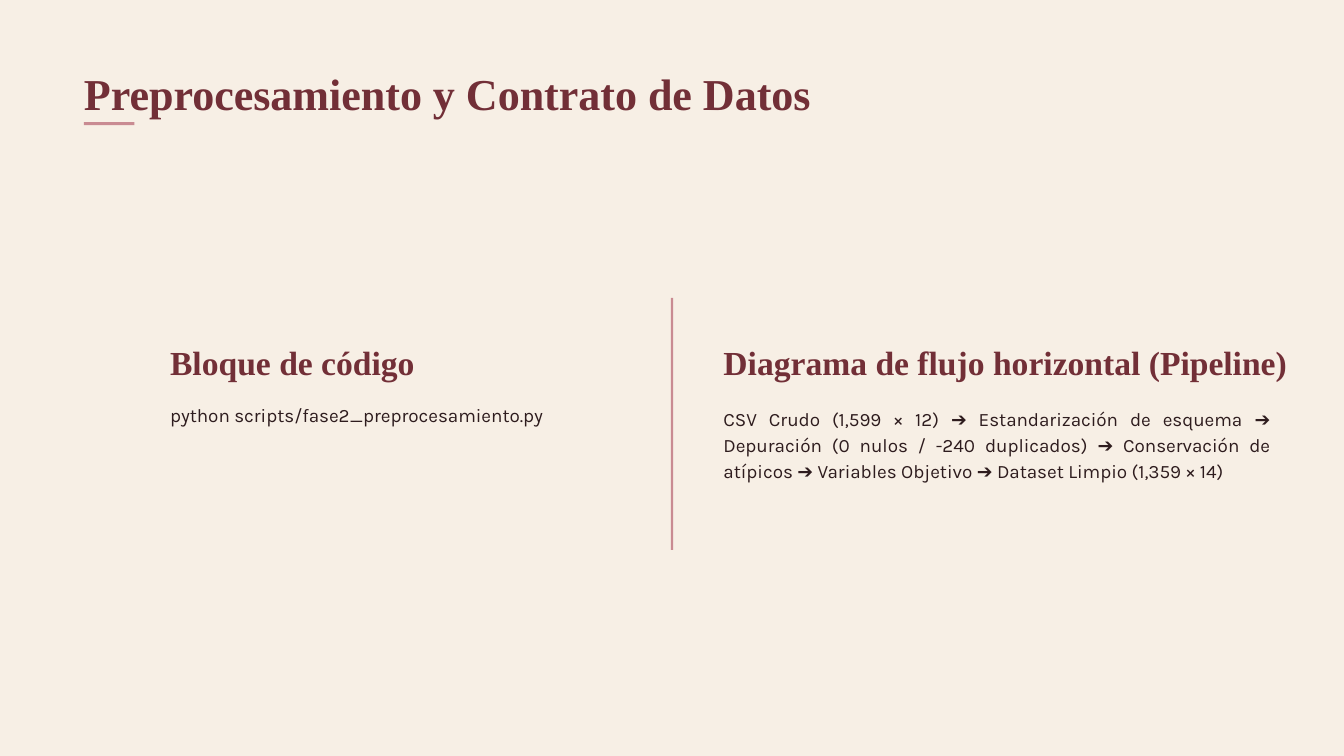
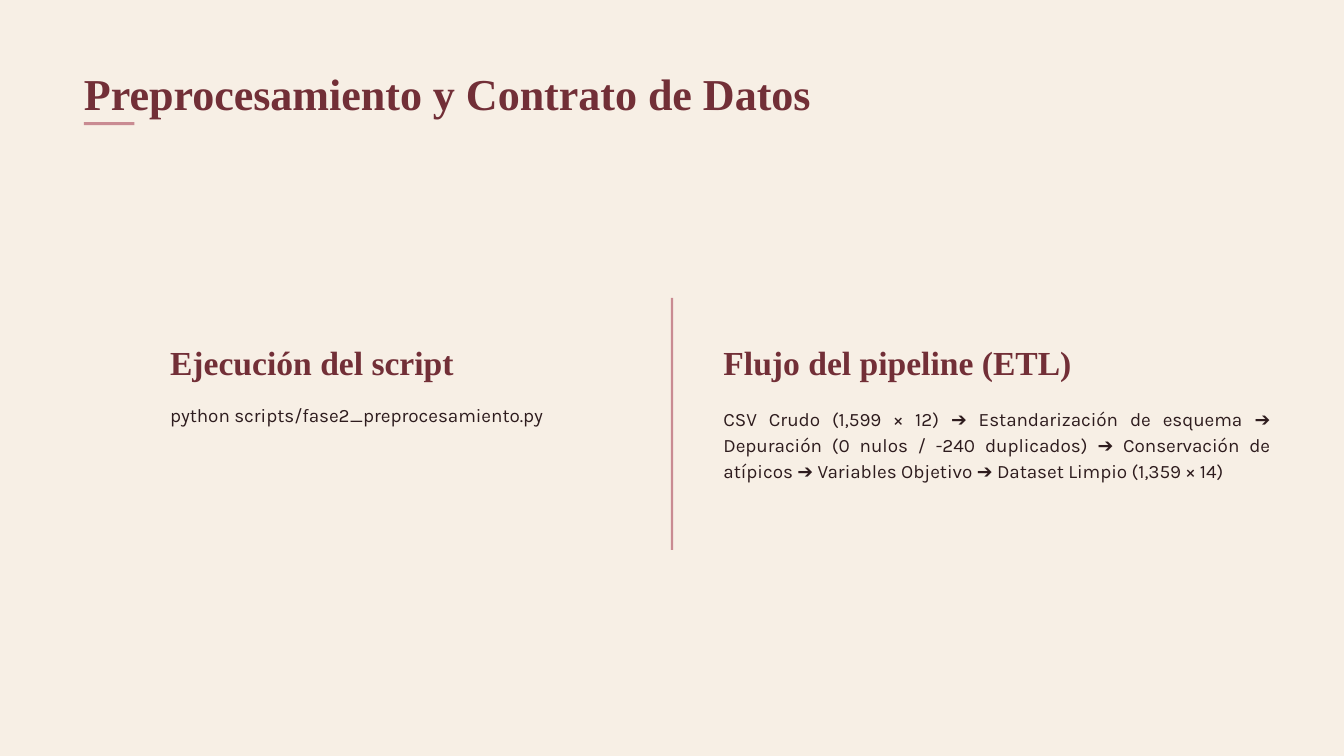
Before and after one commit to XimenaBecOliv07/Naive-Bayes, a slide deck: slide 13 of docs/presentacion/Proyecto_Naive_Bayes.pptx. Drawn at 1344x756 pixels with LibreOffice and Linux fonts; fonts in the diff are those of the drawing. Boxes give left, top, right and bottom in pixels: in the first picture for what was removed or moved away, otherwise in the second. Text is boxed around its words. In the diff, an @@ line names an element or a change of style, - is before the commit and + after.

```diff
--- a/docs/presentacion/Proyecto_Naive_Bayes.pptx
+++ b/docs/presentacion/Proyecto_Naive_Bayes.pptx
@@ text at (170, 351, 454, 382): text changed @@
-Bloque de código
+Ejecución del script
@@ text at (723, 351, 1072, 382): text changed @@
-Diagrama de flujo horizontal (Pipeline)
+Flujo del pipeline (ETL)
```
Also in this commit, not shown: 9 other slides changed, 1 other file.
